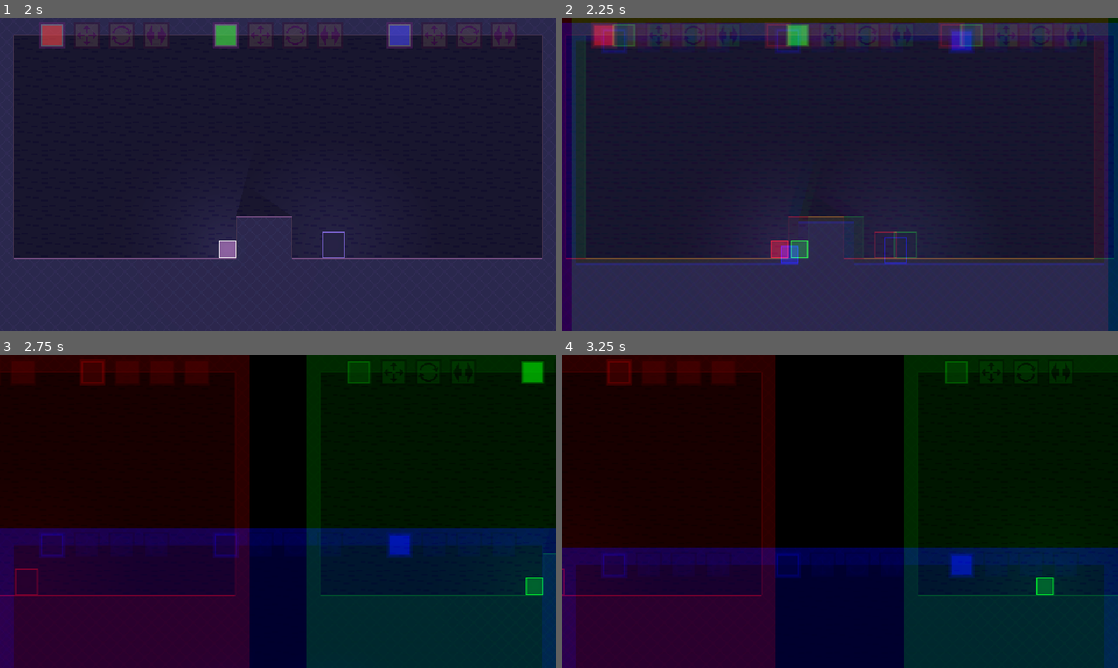
Above: before the commit, frames 1-4 (two rows, left to right).
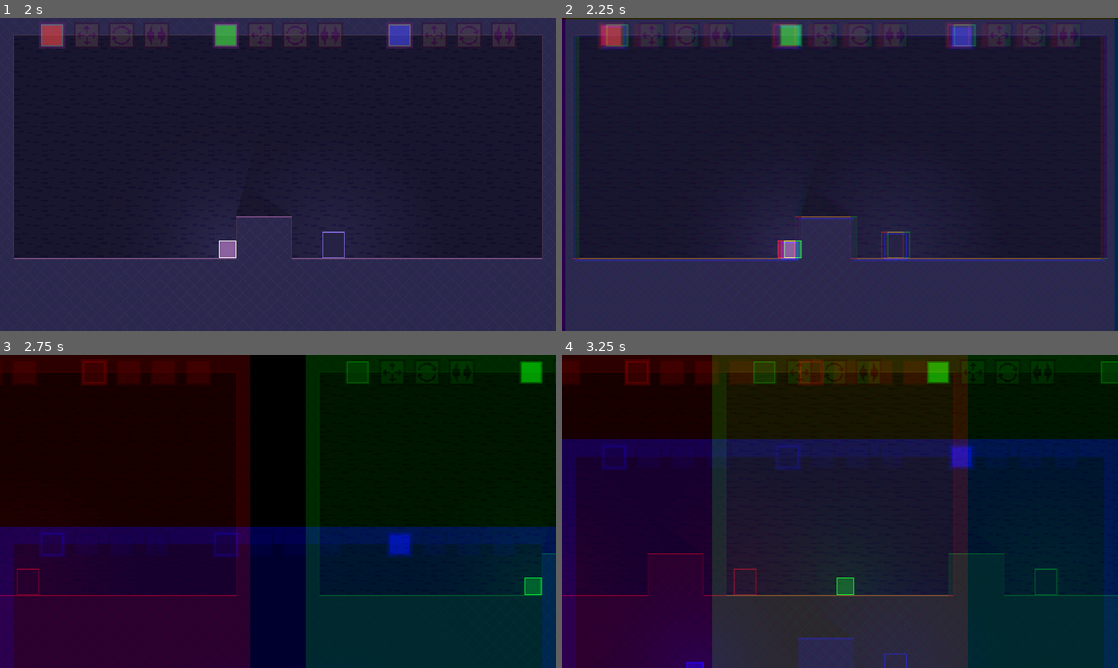
Above: after the commit, the same moments.

Repository: robotmaster/game-off-2026
Game: Godot game, scene res://scenes/rooms/intro.tscn
The game is run twice, just before and just after one commit, with the same random seed, the same clock (stepped at 60 frames per second) and the same inputs.
Inputs:
- Up to frame 1 (2 s): tap Enter at 0.5 s; hold Shift (move_slow) 0.53-1.28 s; hold Right (right) from 0.53 s (still down); tap B (revert_jump) at 0.77, 1.52 s; tap X (switch_edit) at 1.35 s
- Up to frame 2 (2.25 s): tap R (reset) at 2 s; release Right (right) at 2.03 s; hold Left (left) from 2.03 s (still down); tap Z (toggle_play) at 2.1 s
- Up to frame 3 (2.75 s): keep holding Left (left)
- Up to frame 4 (3.25 s): release Left (left) at 2.78 s; hold Right (right) from 2.78 s (still down); tap Shift (move_slow) at 2.85 s; tap B (revert_jump) at 3.02 s

Frame 1 is identical in both runs. In frame 2, 8.5% of the frame differs, in the area x 0-100%, y 0-100%; in frame 3, 1.5%; in frame 4, 60%.

Commit message:
changed the transition a bit

Diff:
--- a/game-off-2026/visual_tools.gd
+++ b/game-off-2026/visual_tools.gd
@@ -14,7 +14,7 @@
 var automatically_start_in_transition := false
 var to_run_on_transition : Callable
 
-const TRANSITION_WAIT_TIME = 0.2
+const TRANSITION_WAIT_TIME = 0.15
 
 func _ready() -> void:
 	process_physics_priority = -1000
@@ -107,14 +107,14 @@
 
 	var converted_time : float
 	if transitioning_out:
-		converted_time = transition_timer ** 3 * 1.4
+		converted_time = transition_timer ** 4 * 1.9
 	else:
-		converted_time = (0.8939 - transition_timer) ** 3 * 1.4
+		converted_time = (0.8477 - transition_timer) ** 4 * 1.9
 
-	if transition_timer > 0.8939 + TRANSITION_WAIT_TIME and automatically_start_in_transition:
+	if transition_timer > 0.8477 + TRANSITION_WAIT_TIME and automatically_start_in_transition:
 		start_in_transition()
 
-	if transition_timer > 0.8939 and transitioning:
+	if transition_timer > 0.8477 and transitioning:
 		transitioning = false
 		if transitioning_out and to_run_on_transition.is_valid():
 			to_run_on_transition.call()
